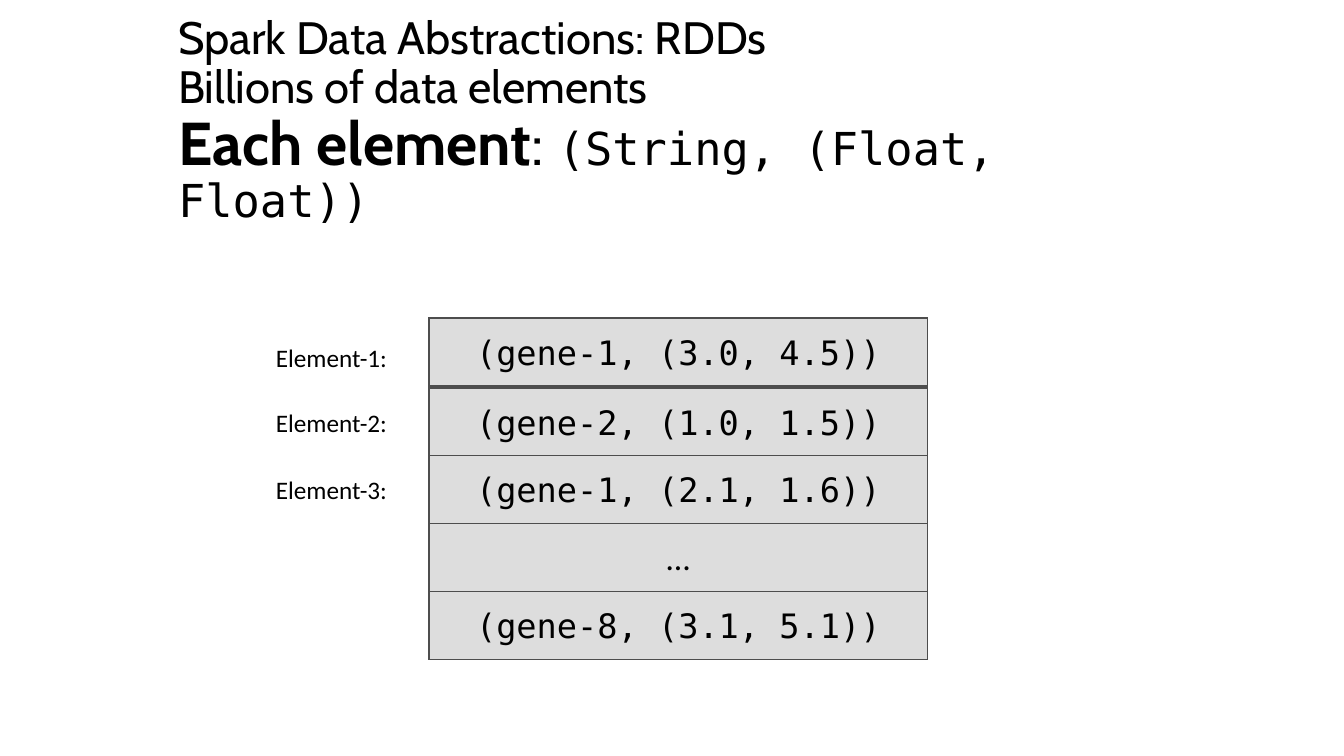
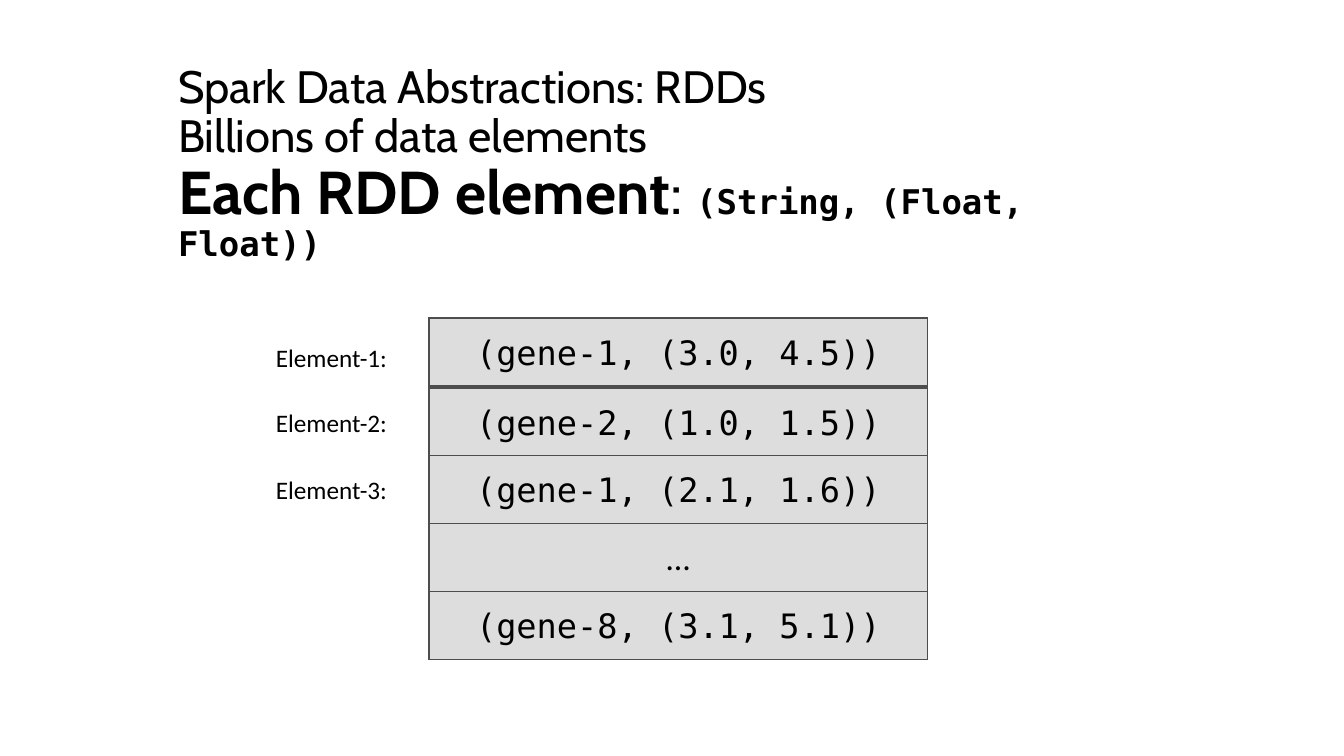
Before and after one commit to mahmoudparsian/big-data-modeling, a slide deck: slide 30 of course_information/COURSE_OUTLINE_10_WEEKS.pptx. Drawn at 1344x756 pixels with LibreOffice and Linux fonts; fonts in the diff are those of the drawing; background and template pictures are left out. Boxes give left, top, right and bottom in pixels: in the first picture for what was removed or moved away, otherwise in the second. Text is boxed around its words. In the diff, an @@ line names an element or a change of style, - is before the commit and + after.

```diff
--- a/course_information/COURSE_OUTLINE_10_WEEKS.pptx
+++ b/course_information/COURSE_OUTLINE_10_WEEKS.pptx
@@ title at [178, 69, 1023, 261]: text changed @@
-Spark Data Abstractions: RDDs
-Billions of data elements
-Each element: (String, (Float, Float))
+Spark Data Abstractions: RDDs
+Billions of data elements
+Each RDD element: (String, (Float, Float))
```
Also in this commit, not shown: 15 other slides changed, 1 slide added, 1 other file.
